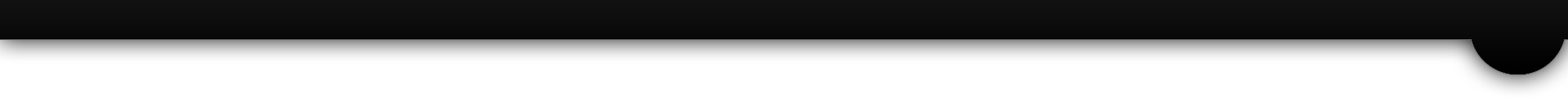
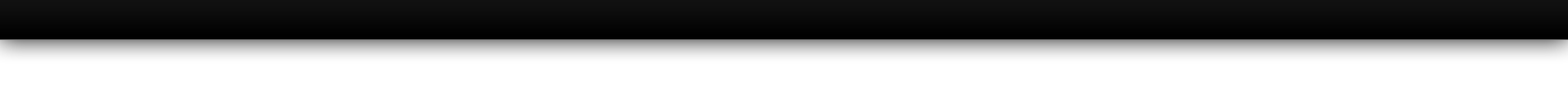
Before/after of a (1568, 98) layered artwork. What changed in the layer stack:
added layer "Header.BG copy" above "Header.BG" over left=0, top=12, right=1568, bottom=40
hid "Header.BG" (1st of 2) over left=0, top=12, right=1568, bottom=75
